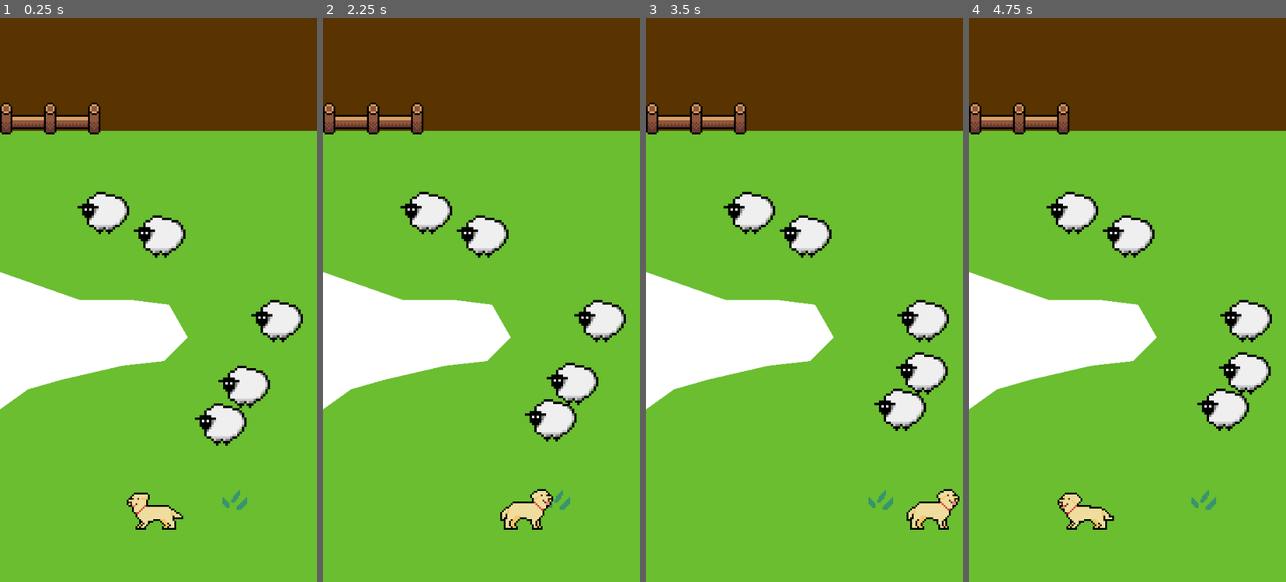
Above: before the commit, frames 1-4 (left to right).
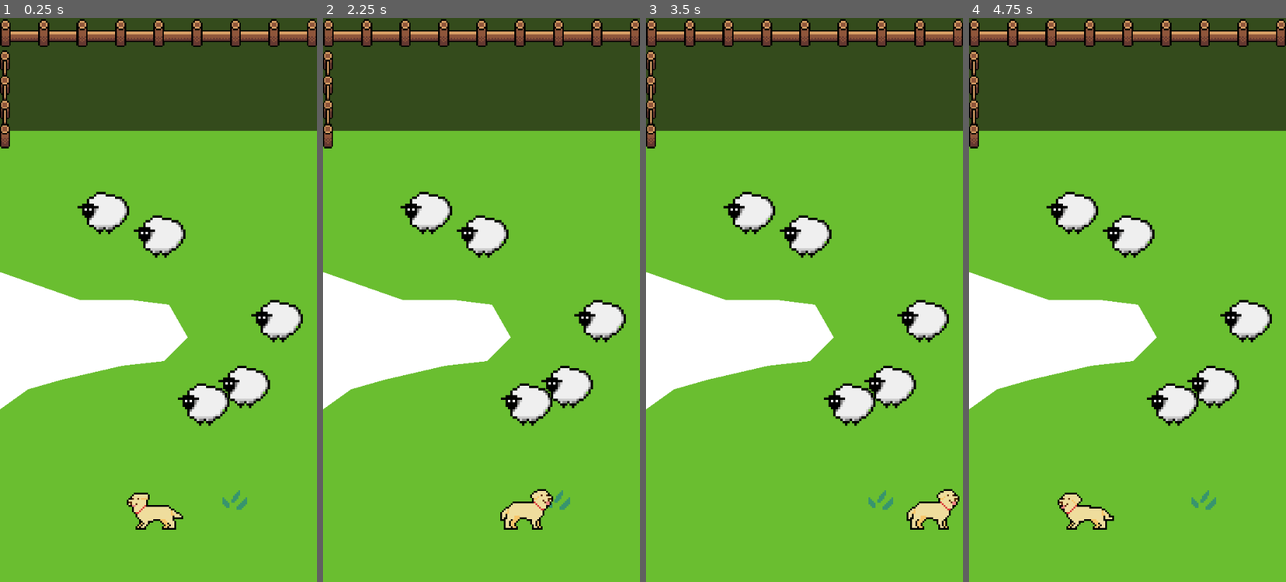
Above: after the commit, the same moments.

Repository: tonydamage/gazda-business
Game: Godot game, scene res://level/debug.tscn
Same seed, same stepped clock (60 frames per second), same inputs: the game is played once before the commit and once after it. This scene is started directly instead of the project's main scene.
Inputs (mouse positions are in pixels of both pictures, inside the frame that each line leads up to):
- Up to frame 1 (0.25 s): no input
- Up to frame 2 (2.25 s): drag from (478, 508) to (481, 74) at 0.52 s; drag from (418, 328) to (481, 74) at 1.27 s; move the mouse to (513, 175) at 2.02 s; press the mouse at (513, 175) at 2.03 s; hold Right (move_right) from 2.03 s (still down)
- Up to frame 3 (3.5 s): release Right (move_right) at 2.75 s; release the mouse at (836, 175) at 2.75 s; drag from (788, 412) to (931, 508) at 2.77 s
- Up to frame 4 (4.75 s): move the mouse to (1222, 384) at 3.52 s; press the mouse at (1222, 384) at 3.53 s; hold Left (move_left) 3.53-4.25 s; release the mouse at (1222, 384) at 4.25 s; drag from (1032, 215) to (1079, 159) at 4.27 s

The runs differ from the first frame. In frame 1, 21% of the frame differs, in the area x 0-100%, y 0-76%; in frame 2, 22%; in frame 3, 23%, in the area x 0-100%, y 0-74%; in frame 4, 23%.

Commit message:
ploty

Diff:
--- /dev/null
+++ b/assets/plot_back.tscn
@@ -0,0 +1,39 @@
+[gd_scene load_steps=2 format=3 uid="uid://cui6mfu152oaf"]
+
+[ext_resource type="Texture2D" uid="uid://ikpwbuscwrh" path="res://art/h1plot.png" id="1_e15qr"]
+
+[node name="plot_back" type="Sprite2D"]
+position = Vector2(-285, -1021)
+scale = Vector2(2.6, 2.6)
+
+[node name="H1Plot" type="Sprite2D" parent="."]
+position = Vector2(125.6, 401.2)
+texture = ExtResource("1_e15qr")
+
+[node name="H1Plot2" type="Sprite2D" parent="."]
+position = Vector2(150.8, 401.2)
+texture = ExtResource("1_e15qr")
+
+[node name="H1Plot3" type="Sprite2D" parent="."]
+position = Vector2(176, 401.2)
+texture = ExtResource("1_e15qr")
+
+[node name="H1Plot4" type="Sprite2D" parent="."]
+position = Vector2(201.2, 401.2)
+texture = ExtResource("1_e15qr")
+
+[node name="H1Plot5" type="Sprite2D" parent="."]
+position = Vector2(226, 401.2)
+texture = ExtResource("1_e15qr")
+
+[node name="H1Plot6" type="Sprite2D" parent="."]
+position = Vector2(251.2, 401.2)
+texture = ExtResource("1_e15qr")
+
+[node name="H1Plot7" type="Sprite2D" parent="."]
+position = Vector2(276.4, 401.2)
+texture = ExtResource("1_e15qr")
+
+[node name="H1Plot8" type="Sprite2D" parent="."]
+position = Vector2(301.6, 401.2)
+texture = ExtResource("1_e15qr")
--- /dev/null
+++ b/assets/plot_side.tscn
@@ -0,0 +1,20 @@
+[gd_scene load_steps=3 format=3 uid="uid://ce1kranhyatpi"]
+
+[ext_resource type="Texture2D" uid="uid://csb5wexfi2n8b" path="res://art/v1plot.png" id="1_fiway"]
+[ext_resource type="Texture2D" uid="uid://b5wg020ghqi2l" path="res://art/v2plot.png" id="2_n0ibj"]
+
+[node name="plot_side" type="Sprite2D"]
+position = Vector2(-27, -20)
+scale = Vector2(2.6, 2.6)
+
+[node name="V1Plot" type="Sprite2D" parent="."]
+position = Vector2(16, 57)
+texture = ExtResource("1_fiway")
+
+[node name="V2Plot" type="Sprite2D" parent="."]
+position = Vector2(16, 41)
+texture = ExtResource("2_n0ibj")
+
+[node name="V2Plot2" type="Sprite2D" parent="."]
+position = Vector2(16, 25)
+texture = ExtResource("2_n0ibj")
--- a/assets/plot.tscn
+++ b/assets/plot_single.tscn
@@ -1,18 +1,18 @@
 [gd_scene load_steps=3 format=3 uid="uid://bqyi1vo8r7kjd"]
 
-[ext_resource type="Texture2D" uid="uid://ikpwbuscwrh" path="res://art/h1plot.png" id="1_c37r7"]
+[ext_resource type="Texture2D" uid="uid://ikpwbuscwrh" path="res://art/h1plot.png" id="1_guodt"]
 
 [sub_resource type="RectangleShape2D" id="RectangleShape2D_jf3vp"]
-size = Vector2(32, 10.6667)
+size = Vector2(32, 3)
 
 [node name="Plot" type="StaticBody2D"]
 
 [node name="Sprite2D" type="Sprite2D" parent="."]
 position = Vector2(48, 16)
 scale = Vector2(3, 3)
-texture = ExtResource("1_c37r7")
+texture = ExtResource("1_guodt")
 
 [node name="CollisionShape2D" type="CollisionShape2D" parent="."]
-position = Vector2(48, 24)
+position = Vector2(48, 24.5)
 scale = Vector2(3, 3)
 shape = SubResource("RectangleShape2D_jf3vp")
--- /dev/null
+++ b/assets/plot_single_vertical.tscn
@@ -0,0 +1,12 @@
+[gd_scene load_steps=2 format=3 uid="uid://cue0vadqi1vml"]
+
+[ext_resource type="Texture2D" uid="uid://csb5wexfi2n8b" path="res://art/v1plot.png" id="1_blxrl"]
+
+[node name="Plot_Vertical" type="StaticBody2D"]
+position = Vector2(1, 1)
+scale = Vector2(1.5, 1.5)
+
+[node name="Sprite2D" type="Sprite2D" parent="."]
+position = Vector2(31, 51)
+scale = Vector2(2, 2)
+texture = ExtResource("1_blxrl")
--- a/level/level-base.tscn
+++ b/level/level-base.tscn
@@ -1,11 +1,12 @@
-[gd_scene load_steps=9 format=3 uid="uid://c1spiqpafed37"]
+[gd_scene load_steps=10 format=3 uid="uid://c1spiqpafed37"]
 
 [ext_resource type="Script" path="res://scripts/level.gd" id="1_a86jg"]
 [ext_resource type="Script" path="res://scripts/SheepPen.gd" id="2_ld6np"]
 [ext_resource type="PackedScene" uid="uid://blchuywajdsdc" path="res://assets/dog.tscn" id="3_o0r1p"]
 [ext_resource type="PackedScene" uid="uid://bl7avmfgm12e2" path="res://assets/sheep.tscn" id="4_njgos"]
-[ext_resource type="PackedScene" uid="uid://bqyi1vo8r7kjd" path="res://assets/plot.tscn" id="5_ogcos"]
+[ext_resource type="PackedScene" uid="uid://cui6mfu152oaf" path="res://assets/plot_back.tscn" id="6_q23lf"]
 [ext_resource type="Texture2D" uid="uid://dn7qaoufw17mn" path="res://art/trava1.png" id="6_xonnp"]
+[ext_resource type="PackedScene" uid="uid://ce1kranhyatpi" path="res://assets/plot_side.tscn" id="7_dh5fn"]
 
 [sub_resource type="RectangleShape2D" id="RectangleShape2D_mguhg"]
 size = Vector2(544, 192)
@@ -48,31 +49,38 @@
 [node name="Polygon2D" type="Polygon2D" parent="SheepPen"]
 position = Vector2(-160, -48)
 scale = Vector2(2, 2)
-color = Color(0.34902, 0.2, 0, 1)
+color = Color(0.207843, 0.298039, 0.109804, 1)
 polygon = PackedVector2Array(-8, -8, 264, -8, 264, 88, -8, 88)
+
+[node name="plot_back" parent="." instance=ExtResource("6_q23lf")]
+position = Vector2(-285, -1020)
 
 [node name="Dog" parent="." instance=ExtResource("3_o0r1p")]
 position = Vector2(264, 832)
 collision_mask = 3
 
 [node name="Sheep3" parent="." instance=ExtResource("4_njgos")]
-position = Vector2(376, 688)
-
-[node name="Plot" parent="." instance=ExtResource("5_ogcos")]
-position = Vector2(0, 152)
-
-[node name="Plot2" parent="." instance=ExtResource("5_ogcos")]
-position = Vector2(75, 152)
+position = Vector2(347, 654)
 
 [node name="Collider na rohy" type="StaticBody2D" parent="."]
 position = Vector2(-168, -208)
 metadata/_edit_group_ = true
 
 [node name="CollisionShape2D" type="CollisionShape2D" parent="Collider na rohy"]
-position = Vector2(176, 440)
+position = Vector2(183, 449)
 rotation = -0.410152
 scale = Vector2(2.5, 2.5)
 skew = 0.867429
 shape = SubResource("SegmentShape2D_ur5as")
 
+[node name="CollisionShape2D2" type="CollisionShape2D" parent="Collider na rohy"]
+position = Vector2(690, 447)
+rotation = 1.82561
+scale = Vector2(2.5, 2.5)
+skew = 0.867429
+shape = SubResource("SegmentShape2D_ur5as")
+
+[node name="plot_side" parent="." instance=ExtResource("7_dh5fn")]
+position = Vector2(-32, 32)
+
 [connection signal="allSheepInArea" from="SheepPen" to="." method="_on_sheep_pen_all_sheep_in_area"]
Not shown, added: art/Strom.png.import
